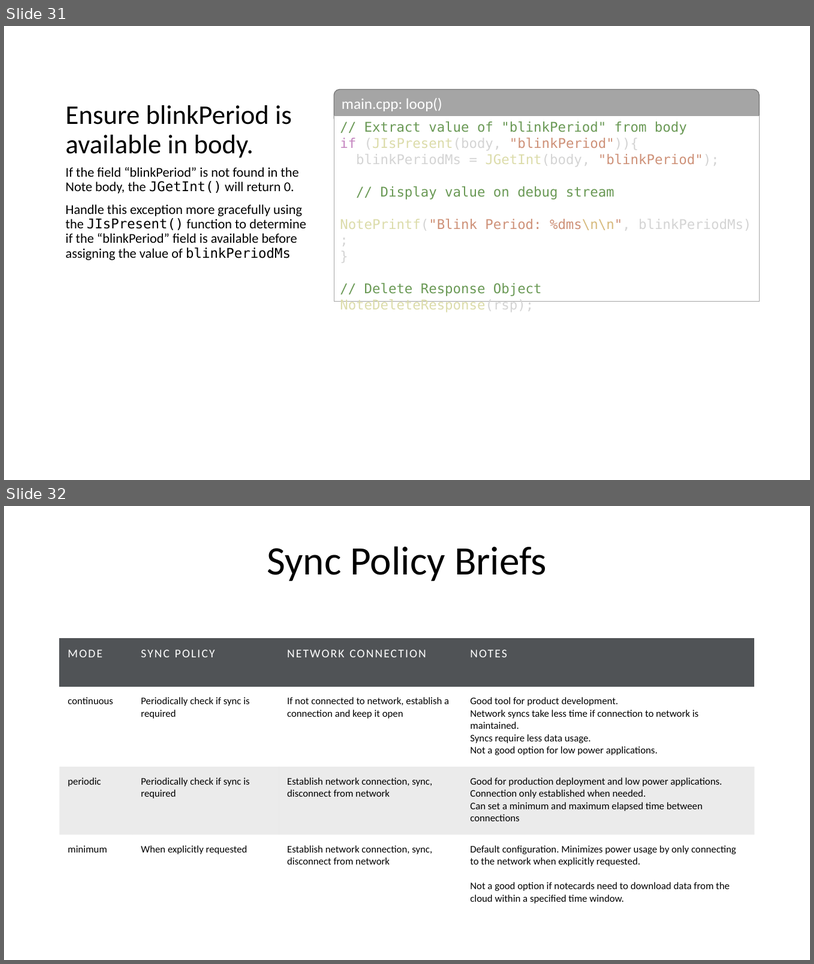
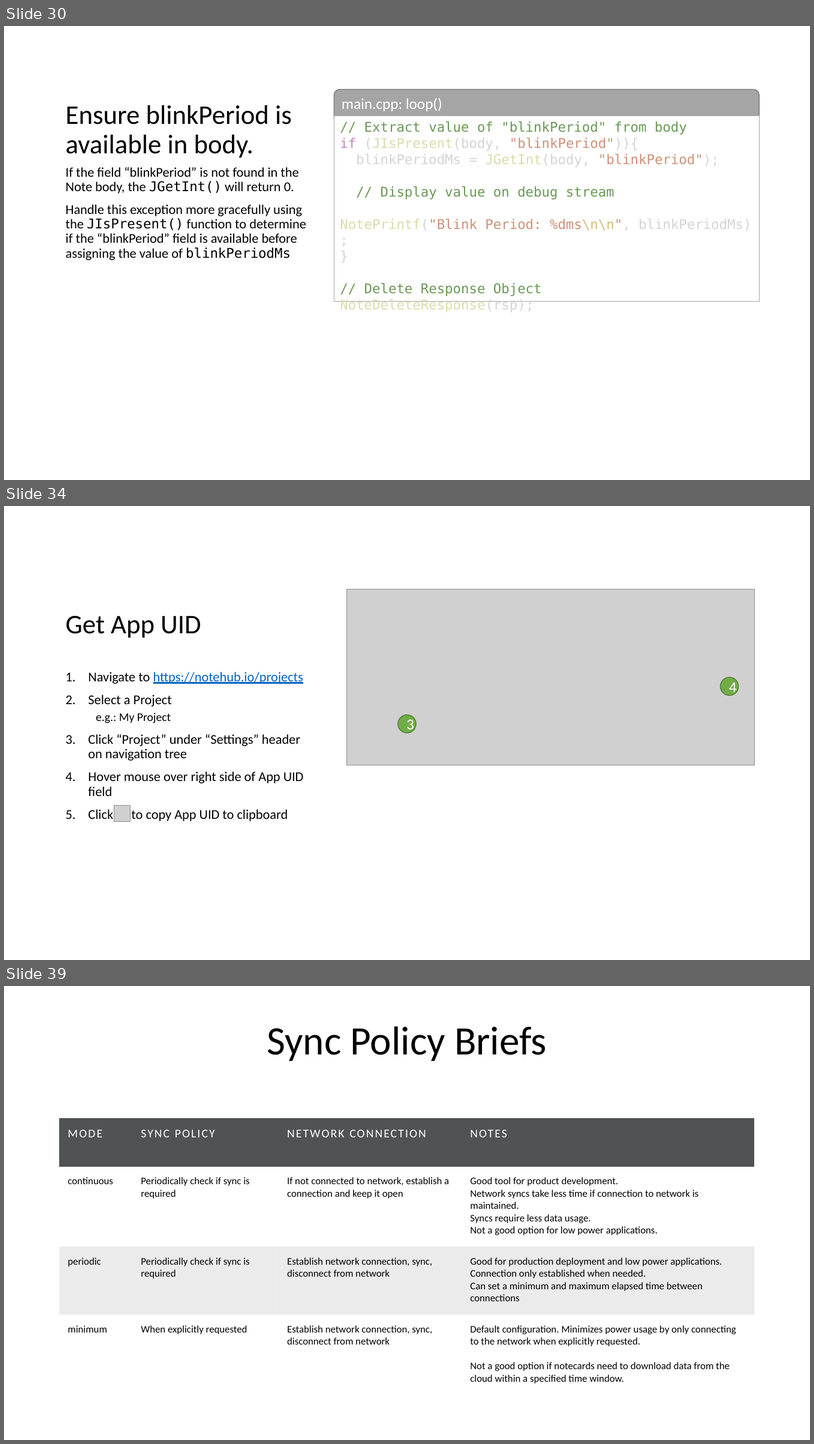
Before and after one commit to blues/note-tutorials, a slide deck: Host Firmware Tutorial.pptx. Shown one above the other, each under a label of ours: slides 31 and 32 before the commit, slides 30, 34 and 39 after it; the slides between them are not shown. The pictures are 814x964 and 814x1444 pixels, drawn with LibreOffice and Linux fonts; fonts in the diff are those of the drawing; grey boxes stand for pictures; background and template pictures are left out. Boxes give left, top, right and bottom in pixels: in the first picture for what was removed or moved away, otherwise in the second. Text is boxed around its words. In the diff, an @@ line names an element or a change of style, - is before the commit and + after.

Commit message:
Adds tutorial outline for creating a QI-file
Outlines procedure in powerpoint with screenshots and command to
be copied/pasted.

Minor changes to source code to support tutorial addition

```diff
--- a/Host Firmware Tutorial.pptx
+++ b/Host Firmware Tutorial.pptx
@@ slide 34 added at bbox=[4, 506, 810, 960], background #FFFFFF @@
@@ picture added at bbox=[347, 589, 755, 766] @@
@@ title added at bbox=[66, 616, 201, 638], 32 pt, text #000000 @@
+Get App UID
@@ text added at bbox=[88, 672, 304, 821], 16 pt, text #000000 @@
+1. Navigate to https://notehub.io/projects
+2. Select a Project
+  e.g.: My Project
+3. Click “Project” under “Settings” header on navigation tree
+4. Hover mouse over right side of App UID field
+5. Click to copy App UID to clipboard
@@ ellipse added at bbox=[721, 677, 739, 696], fill #70AD47, outline #538035 1 pt, 18 pt, text #FFFFFF @@
+4
@@ ellipse added at bbox=[398, 715, 417, 733], fill #70AD47, outline #538035 1 pt, 18 pt, text #FFFFFF @@
+3
@@ picture added at bbox=[114, 805, 131, 822] @@
@@ what was slide 31 is now slide 30 @@
@@ what was slide 32 is now slide 39 @@
```
Also in this commit, not shown: 5 slides changed, 8 other slides added, 2 slides removed, 1 other file.
